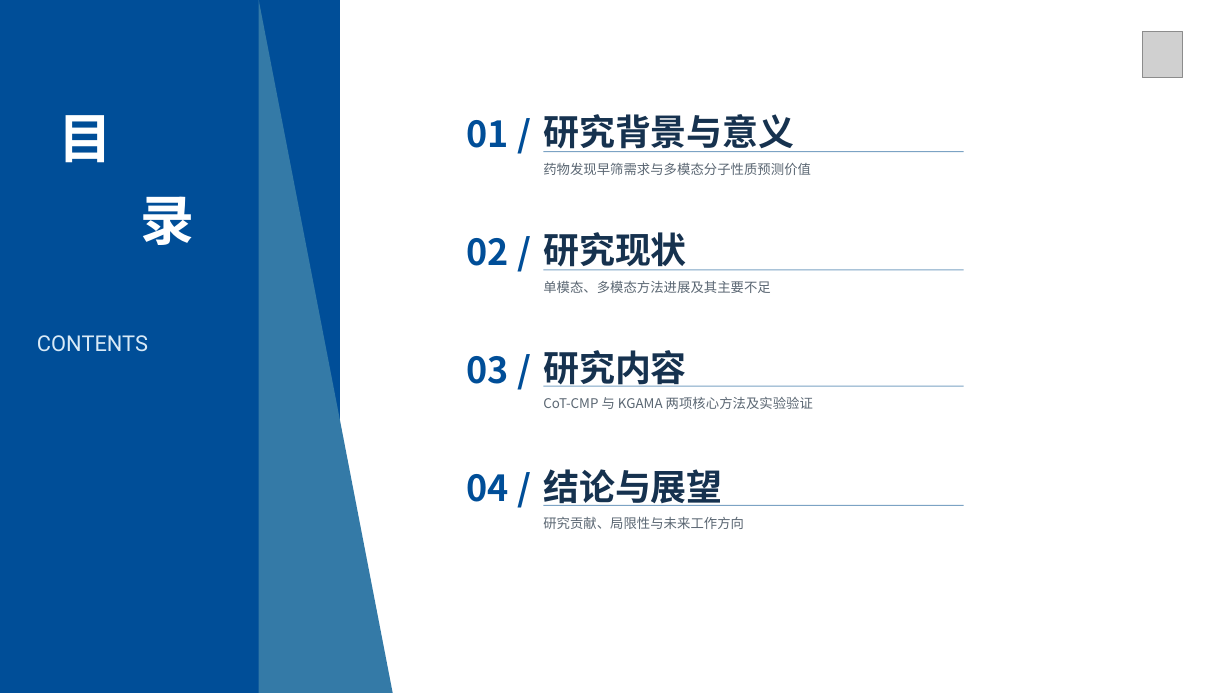
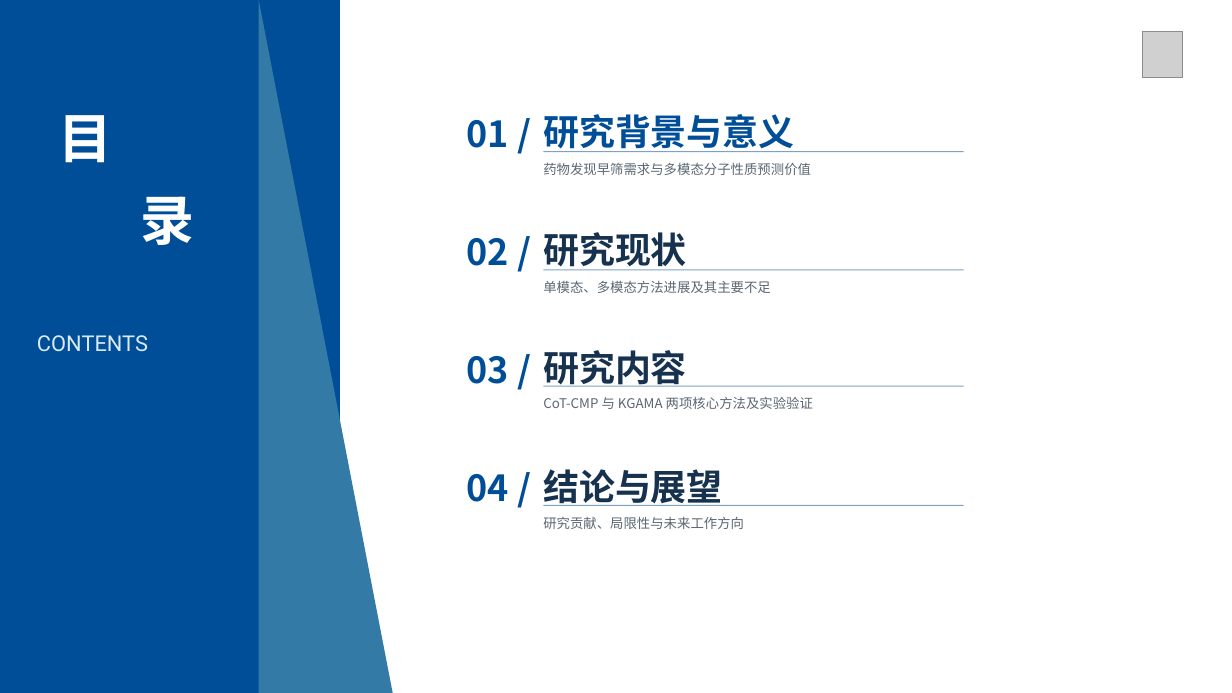
Before and after one commit to fanshuaiyao/BYFinall, a slide deck: slide 2 of 答辩/ppt/基于多模态学习的药物分子性质预测研究_答辩PPT.pptx. Drawn at 1232x693 pixels with LibreOffice and Linux fonts; fonts in the diff are those of the drawing; grey boxes stand for pictures. Boxes give left, top, right and bottom in pixels: in the first picture for what was removed or moved away, otherwise in the second. Text is boxed around its words. In the diff, an @@ line names an element or a change of style, - is before the commit and + after.

```diff
--- a/答辩/ppt/基于多模态学习的药物分子性质预测研究_答辩PPT.pptx
+++ b/答辩/ppt/基于多模态学习的药物分子性质预测研究_答辩PPT.pptx
@@ text "研究背景与意义" at (543, 114, 794, 152): text colour #16324F to #004E98 @@
```
Also in this commit, not shown: 8 other slides changed, 7 slides added, 2 slides removed, 23 other files.
